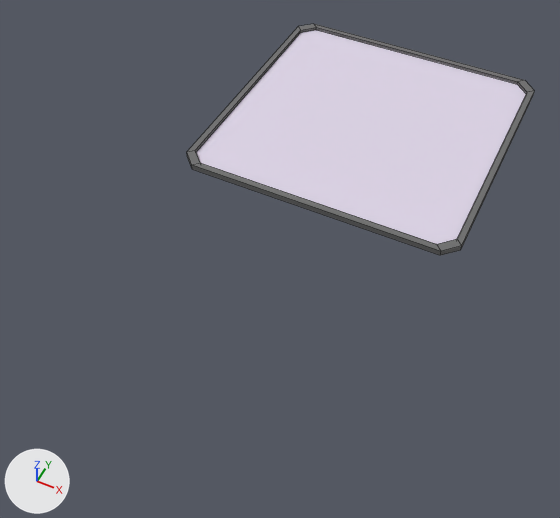
What one commit did to the FBX model Assets/Scenes/MainGame/Houses/10x10houseroof.fbx.
Rendered twice from a 50 mm lens placed at (8.3, -24.7, 24.9), pointed at (-0.5, -7.2, 3.1). Every picture has the same lights, and +X, +Y and +Z are marked at lower left. Mesh edges are drawn as thin lines. Where no turn or scale is listed for an object, it has been applied to the vertices.

The first picture shows 'roof.001'.
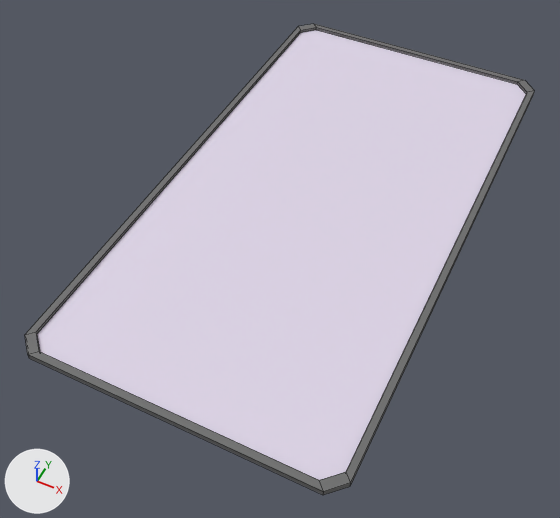
Where the change shows, as pixel boxes (x1, y1, x2, y2) in the pictures (560 x 518 px; the box of a moved part takes in the faces that stretch with it):
'roof.001', reshaped (47% wider, 103% taller)
    before: (187, 24, 534, 255)
    after: (25, 24, 534, 495)
part 1 of me_plane_012, moved or reshaped
    before: (187, 147, 464, 255)
    after: (25, 147, 464, 495)

The change, as a diff of the scene's bpy script:
```diff
--- a/Assets/Scenes/MainGame/Houses/10x10houseroof.fbx.py
+++ b/Assets/Scenes/MainGame/Houses/10x10houseroof.fbx.py
@@ me_plane_012 @@
 me_plane_012.from_pydata(...)  # 32 vertices, 26 faces; spans x -5.67..5.67, y -5.67..5.67, z 4.5..4.73
 # used by ob_roof_001; location = (0.0, 0.0, 0.0)
+# me_plane_012 part 1: all 16 vertices in x -5.67..5.67, y -5.67..-4.85, z 4.5..4.73 are moved by (0.0, -10.0, 0.0)
 me_plane_012.materials.append(mat_roofedge)
```
